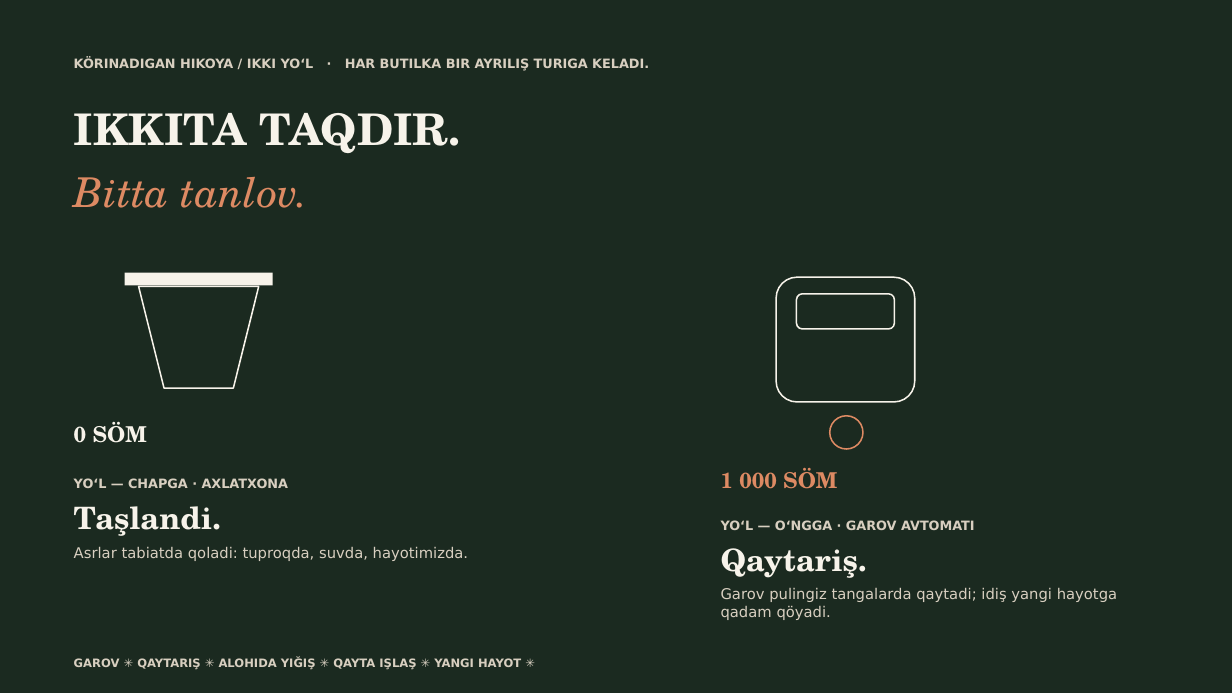
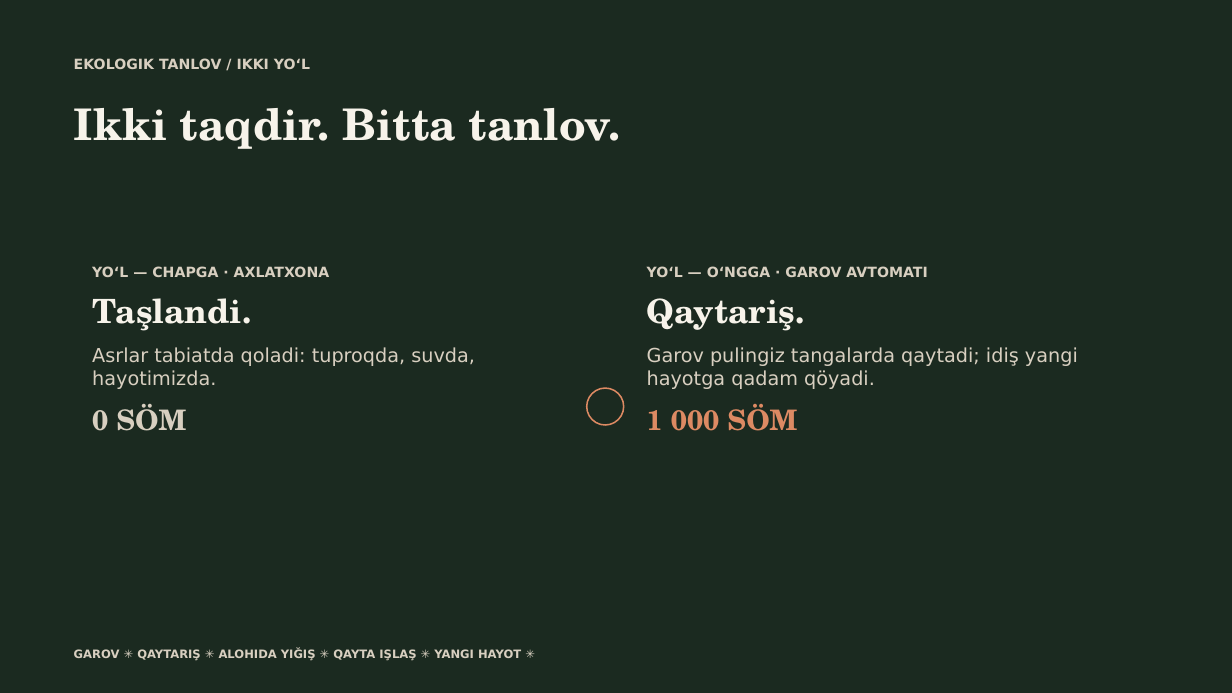
Before and after one commit to jasur-ai/brag, a slide deck: slide 3 of ekologiya-taqdimot.pptx (slide 4 before the commit). Drawn at 1232x693 pixels with LibreOffice and Linux fonts; fonts in the diff are those of the drawing. Boxes give left, top, right and bottom in pixels: in the first picture for what was removed or moved away, otherwise in the second. Text is boxed around its words. In the diff, an @@ line names an element or a change of style, - is before the commit and + after.

```diff
--- a/ekologiya-taqdimot.pptx
+++ b/ekologiya-taqdimot.pptx
@@ text at box(74, 58, 310, 69): text changed; size 10 to 11 pt @@
-KÖRINADIGAN HIKOYA / IKKI YO‘L · HAR BUTILKA BIR AYRILIŞ TURIGA KELADI.
+EKOLOGIK TANLOV / IKKI YO‘L
@@ text at box(74, 108, 621, 149): text changed; size 32 to 34 pt; text colour #DD8A63 to #F7F3EA; bold on; italic off @@
-Bitta tanlov.
+Ikki taqdir. Bitta tanlov.
@@ text removed at box(74, 113, 460, 153) @@
-IKKITA TAQDIR.
@@ text "YO‘L — CHAPGA · AXLATXONA": place and size @@
-text "YO‘L — CHAPGA · AXLATXONA" at box(74, 478, 468, 561)
+text "YO‘L — CHAPGA · AXLATXONA" at box(92, 266, 475, 431)
@@ text at box(92, 266, 475, 389): size 10 to 11 pt in "YO‘L — CHAPGA · AXLATXONA"; size 24 to 26 pt in "Taşlandi."; size 11.5 to 15 pt in "Asrlar tabiatda qoladi: tuproqda, suvda, hayotimizda."; more space between paragraphs @@
@@ text "YO‘L — O‘NGGA · GAROV ...": place and size @@
-text "YO‘L — O‘NGGA · GAROV ..." at box(721, 520, 1117, 620)
+text "YO‘L — O‘NGGA · GAROV ..." at box(647, 266, 1078, 431)
@@ text at box(647, 266, 1078, 389): size 10 to 11 pt in "YO‘L — O‘NGGA · GAROV AVTOMATI"; size 24 to 26 pt in "Qaytariş."; size 11.5 to 15 pt in "Garov pulingiz tangalarda qaytadi; idiş yangi hayotga ..."; more space between paragraphs @@
@@ rectangle removed at box(125, 273, 273, 286) @@
@@ trapezoid removed at box(139, 287, 259, 388) @@
@@ rounded rectangle removed at box(776, 277, 915, 402) @@
@@ rounded rectangle removed at box(797, 294, 895, 329) @@
@@ ellipse: place and size @@
-ellipse at box(830, 416, 863, 449)
+ellipse at box(587, 388, 624, 425)
@@ text at box(92, 404, 186, 431): paragraph added @@
+0 SÖM
@@ text at box(647, 404, 797, 431): paragraph added @@
+1 000 SÖM
@@ text removed at box(74, 421, 147, 443) @@
-0 SÖM
@@ text removed at box(721, 468, 837, 489) @@
-1 000 SÖM
@@ text "GAROV ✳ QAYTARIŞ ✳ ALOHIDA ...": place and size @@
-text "GAROV ✳ QAYTARIŞ ✳ ALOHIDA ..." at box(74, 658, 521, 669)
+text "GAROV ✳ QAYTARIŞ ✳ ALOHIDA ..." at box(74, 649, 521, 660)
```
Also in this commit, not shown: 7 other slides changed, 4 slides added, 6 slides removed.
